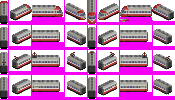
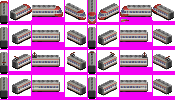
Comparing the layer stacks of the two 175 x 100 images. Changes:
hid "2" over [left=16, top=6, right=168, bottom=94]
